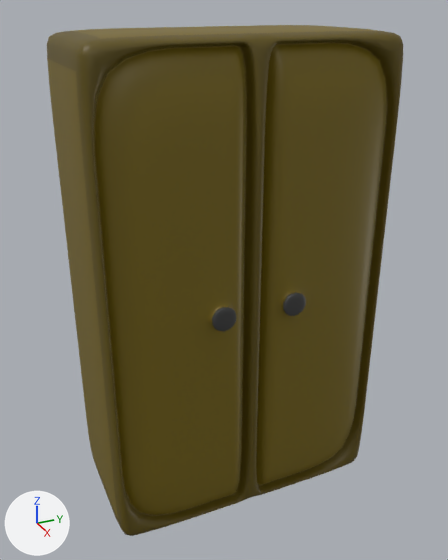
The FBX model Assets/Model/Closet.fbx as it was, and as the next commit left it.
One viewpoint serves both versions: a 50 mm camera at (0.1062, -0.0478, 0.1006) aimed at (0.0006, -0.0003, 0.0478). The axes (+X, +Y, +Z) are drawn at lower left. The lights are the same throughout. Where no turn or scale is listed for an object, it has been applied to the vertices.

Script lines for the objects in view, before the commit:
```python
mat_lambert2 = principled_material('lambert2')
mat_lambert2.base_color = (0.183, 0.128, 0.0022)  # dark yellow #776407
mat_lambert4 = principled_material('lambert4')
mat_lambert4.base_color = (0.114, 0.08, 0.00137)  # brown #5f5005
me_mesh = bpy.data.meshes.new('Mesh')
me_mesh.from_pydata(...)  # 7362 vertices, 7360 faces; spans x -0.0152..0.0167, y -0.0292..0.0292, z -0.0477..0.0477
# faces by material slot: [2272, 4704, 384]
me_mesh.materials.append(mat_lambert4)  # brown #5f5005
me_mesh.materials.append(mat_lambert2)  # dark yellow #776407
me_mesh.materials.append(mat_lambert3)  # black #3c3c3c
ob_pcube1 = bpy.data.objects.new('pCube1', me_mesh)
ob_pcube1.location = (0.0, 0.0, 0.0479)
```
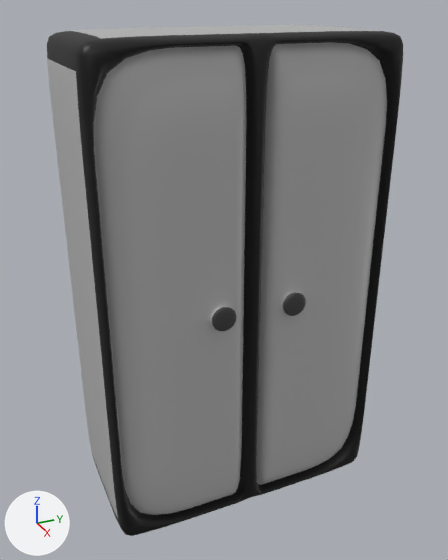
Boxes [x1, y1, x2, y2] around the edits, measured in the pictures (448 x 560 px):
```json
{"object": "pCube1", "change": "recoloured", "before": [47, 25, 403, 536], "after": [47, 25, 403, 536], "on screen": "brown to grey"}
```

Scene script edits in JSON lines:
```json
{"op": "set", "path": "mat_lambert4.base_color", "old": "(0.114, 0.08, 0.00137)", "new": "(0.0, 0.0, 0.0)", "note": "brown #5f5005 -> black #000000"}
{"op": "set", "path": "mat_lambert2.base_color", "old": "(0.183, 0.128, 0.0022)", "new": "(0.472, 0.472, 0.472)", "note": "dark yellow #776407 -> grey #b7b7b7"}
```
